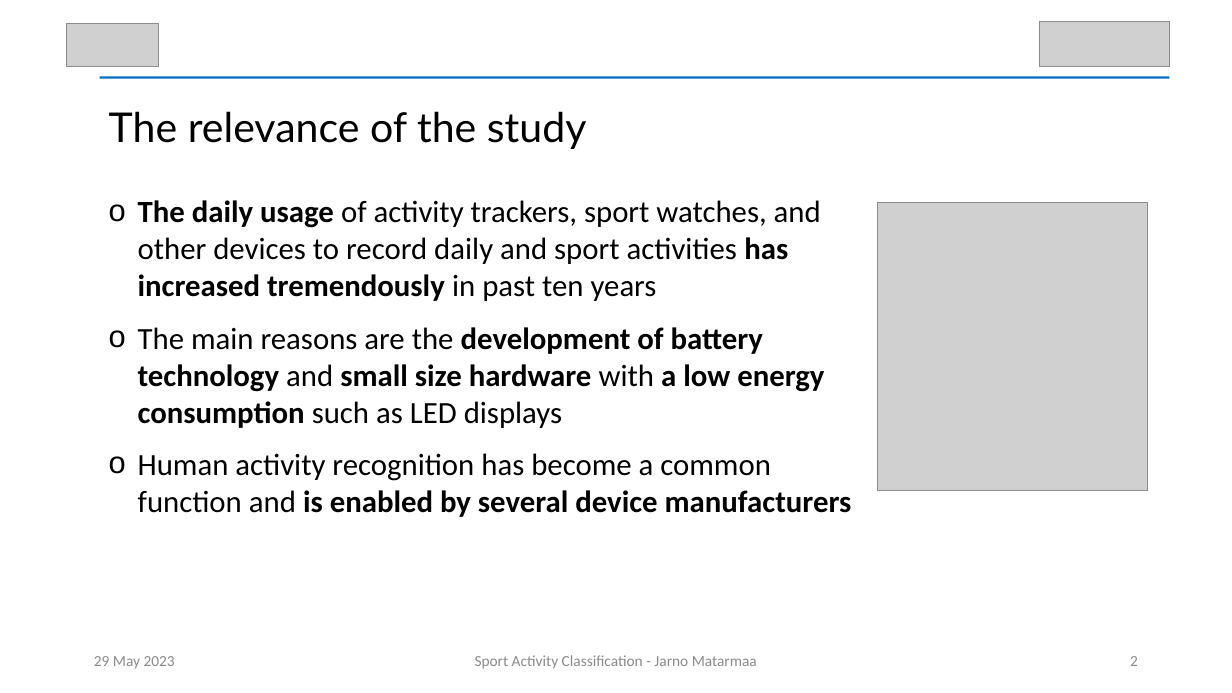
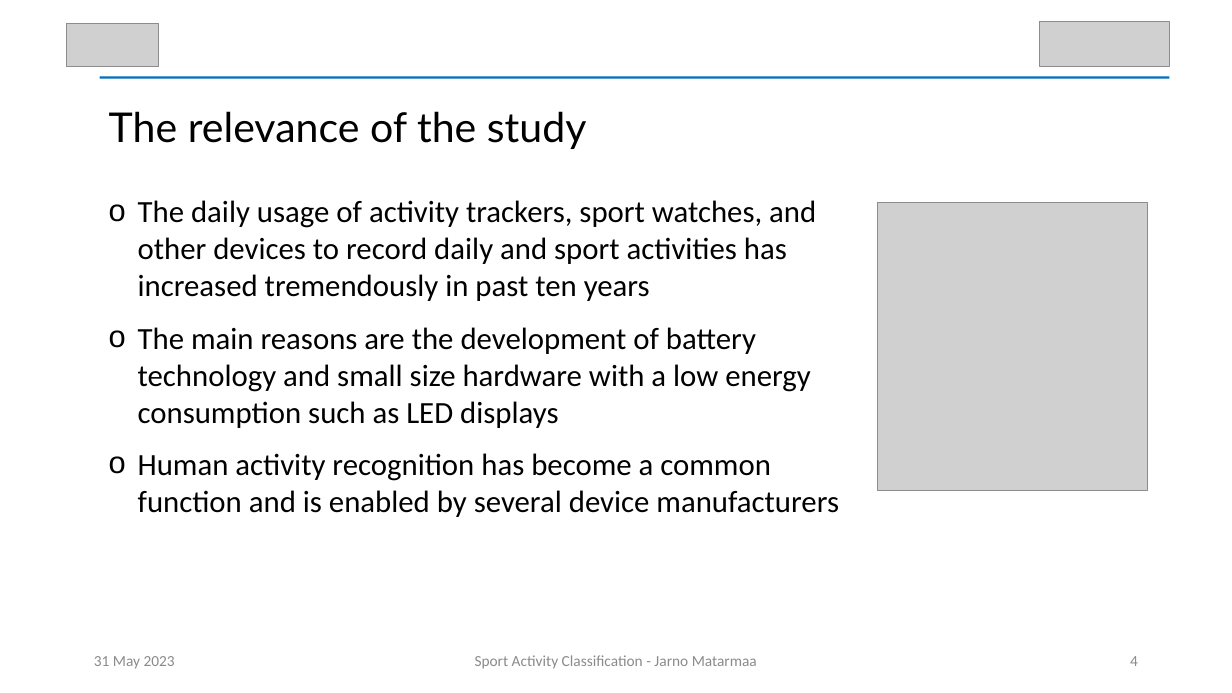
Before and after one commit to JABE22/MasterProject, a slide deck: slide 4 of presentation/SAC_Thesis_Presentation.pptx (slide 2 before the commit). Drawn at 1232x693 pixels with LibreOffice and Linux fonts; fonts in the diff are those of the drawing; grey boxes stand for pictures. Boxes give left, top, right and bottom in pixels: in the first picture for what was removed or moved away, otherwise in the second. Text is boxed around its words. In the diff, an @@ line names an element or a change of style, - is before the commit and + after.

```diff
--- a/presentation/SAC_Thesis_Presentation.pptx
+++ b/presentation/SAC_Thesis_Presentation.pptx
@@ text "The daily usage of activity ..." at bbox=[138, 200, 839, 517]: bold off in "The daily usage has increased tremendously", "development of battery technology small size hardware ...", "is enabled by several device manufacturers" @@
@@ text at bbox=[94, 656, 175, 669]: text changed @@
-29 May 2023
+31 May 2023
@@ page number at bbox=[1130, 656, 1138, 666]: text changed @@
-2
+4
```
Also in this commit, not shown: 18 other slides changed.
